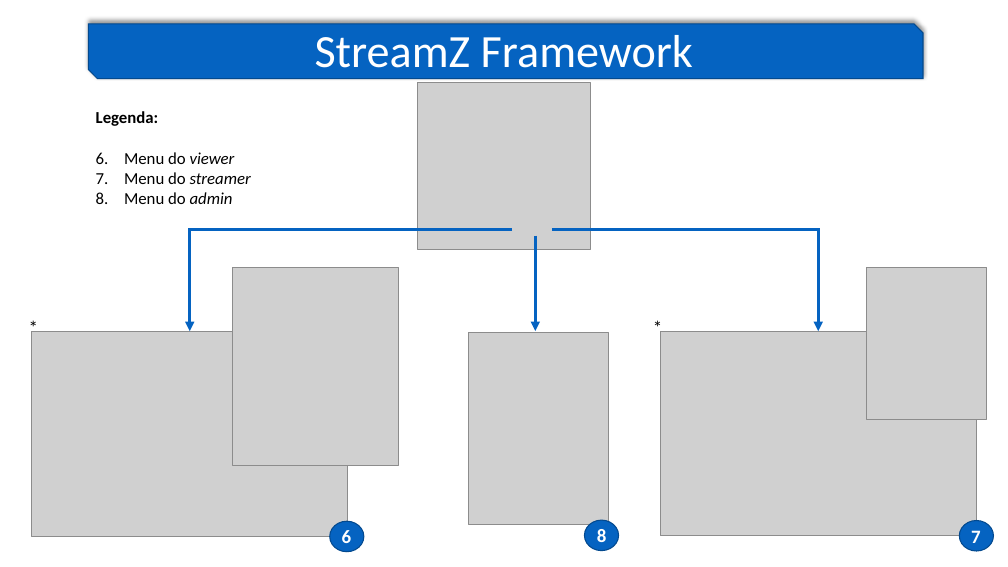
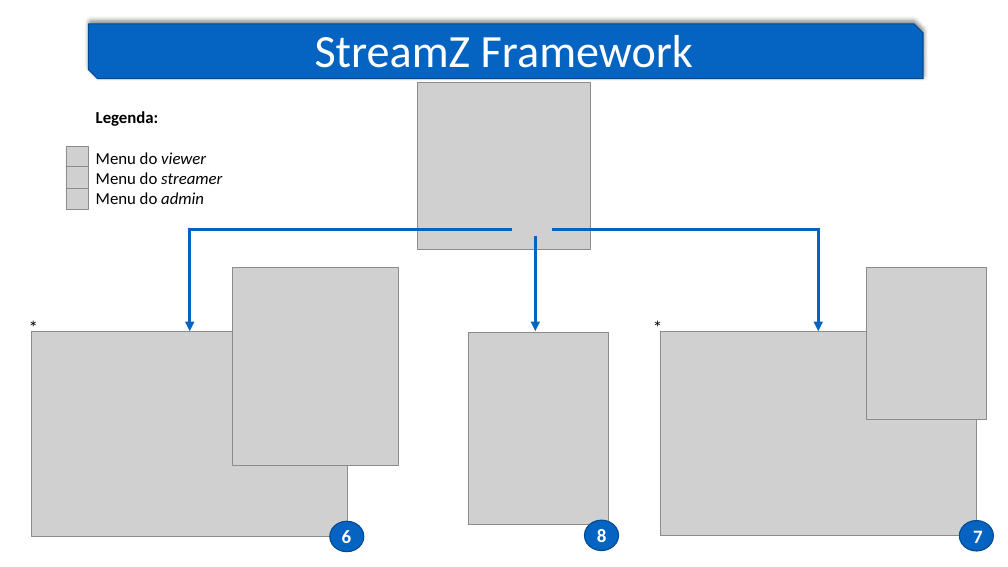
Before and after one commit to lucascalvet/2020_21_AEDA_StreamZ, a slide deck: slide 13 of StreamZ_presentation.pptx (slide 11 before the commit). Drawn at 1008x567 pixels with LibreOffice and Linux fonts; fonts in the diff are those of the drawing; grey boxes stand for pictures. Boxes give left, top, right and bottom in pixels: in the first picture for what was removed or moved away, otherwise in the second. Text is boxed around its words. In the diff, an @@ line names an element or a change of style, - is before the commit and + after.

Commit message:
Added photos and updated powerpoint, missing two slides

```diff
--- a/StreamZ_presentation.pptx
+++ b/StreamZ_presentation.pptx
@@ picture added at [66,147,88,169] @@
@@ picture added at [66,166,88,188] @@
@@ text at [96,152,222,204]: bullet 1. to none @@
@@ picture added at [66,188,88,209] @@
```
Also in this commit, not shown: 5 other slides changed, 2 slides added, 5 other files.
